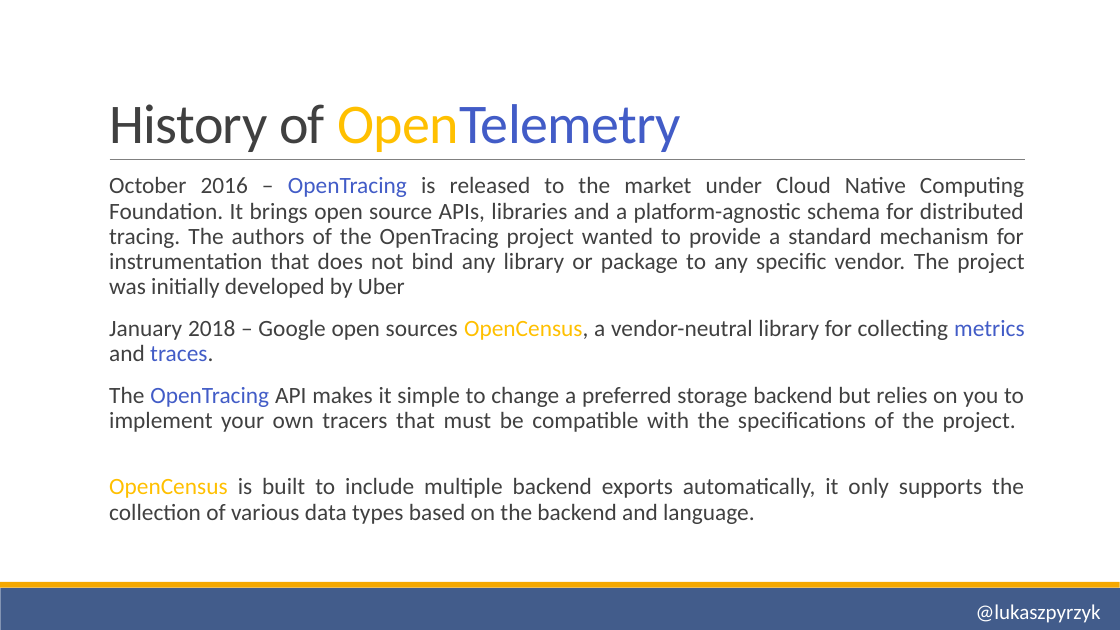
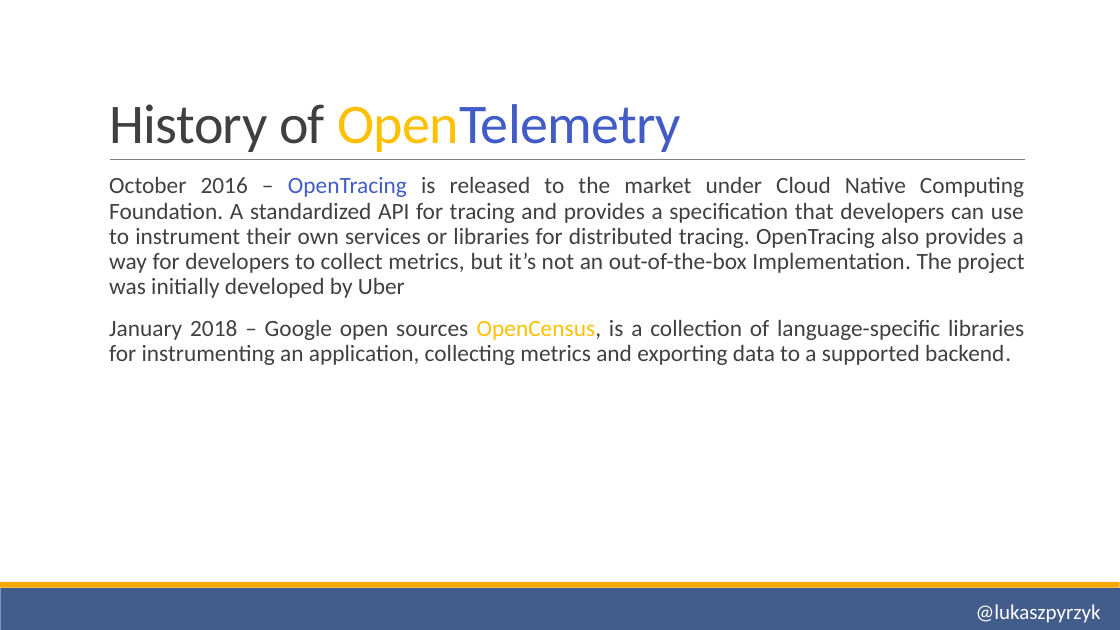
Before and after one commit to lukasz-pyrzyk/opentelemetry-demo, a slide deck: slide 10 of OpenTelemetry.pptx. Drawn at 1120x630 pixels with LibreOffice and Linux fonts; fonts in the diff are those of the drawing. Boxes give left, top, right and bottom in pixels: in the first picture for what was removed or moved away, otherwise in the second. Text is boxed around its words. In the diff, an @@ line names an element or a change of style, - is before the commit and + after.

```diff
--- a/OpenTelemetry.pptx
+++ b/OpenTelemetry.pptx
@@ text at (x1=109, y1=177, x2=1024, y2=365): text changed @@
-  October 2016 – OpenTracing is released to the market under Cloud Native Computing Foundation. It brings open source APIs, libraries and a platform-agnostic schema for distributed tracing. The authors of the OpenTracing project wanted to provide a standard mechanism for instrumentation that does not bind any library or package to any specific vendor. The project was initially developed by Uber
-  January 2018 – Google open sources OpenCensus, a vendor-neutral library for collecting metrics and traces.
-  The OpenTracing API makes it simple to change a preferred storage backend but relies on you to implement your own tracers that must be compatible with the specifications of the project.
-  OpenCensus is built to include multiple backend exports automatically, it only supports the collection of various data types based on the backend and language.
+  October 2016 – OpenTracing is released to the market under Cloud Native Computing Foundation. A standardized API for tracing and provides a specification that developers can use to instrument their own services or libraries for distributed tracing. OpenTracing also provides a way for developers to collect metrics, but it’s not an out-of-the-box Implementation. The project was initially developed by Uber
+  January 2018 – Google open sources OpenCensus, is a collection of language-specific libraries for instrumenting an application, collecting metrics and exporting data to a supported backend.
```
Also in this commit, not shown: 1 other file.
